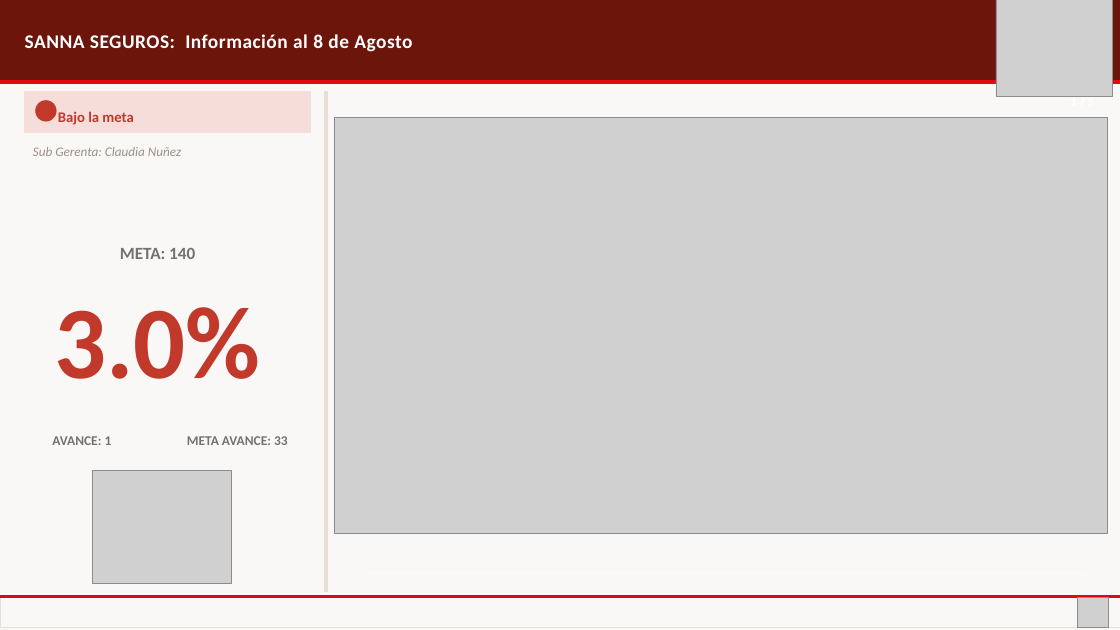
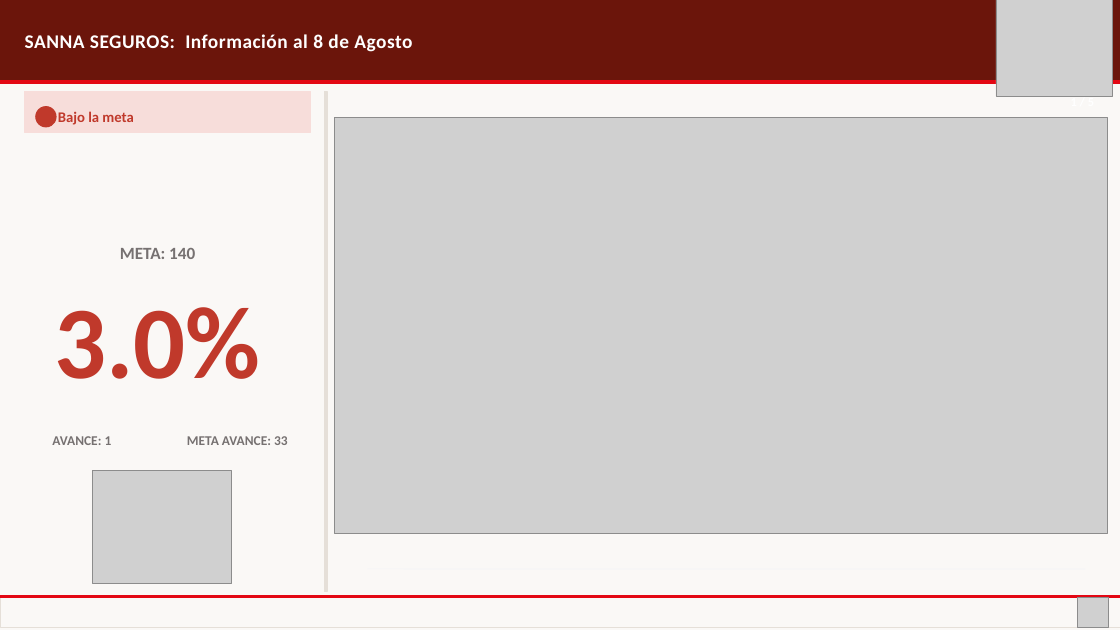
Before and after one commit to piere0405/streamlit_app, a slide deck: slide 67 of plantilla_campanias.pptx. Drawn at 1120x630 pixels with LibreOffice and Linux fonts; fonts in the diff are those of the drawing; grey boxes stand for pictures. Boxes give left, top, right and bottom in pixels: in the first picture for what was removed or moved away, otherwise in the second. Text is boxed around its words. In the diff, an @@ line names an element or a change of style, - is before the commit and + after.

```diff
--- a/plantilla_campanias.pptx
+++ b/plantilla_campanias.pptx
@@ ellipse: place and size @@
-ellipse at <box>36,101,56,121</box>
+ellipse at <box>36,107,56,127</box>
@@ text removed at <box>33,147,181,156</box> @@
-Sub Gerenta: Claudia Nuñez
```
Also in this commit, not shown: 54 other slides changed, 1 other file.
